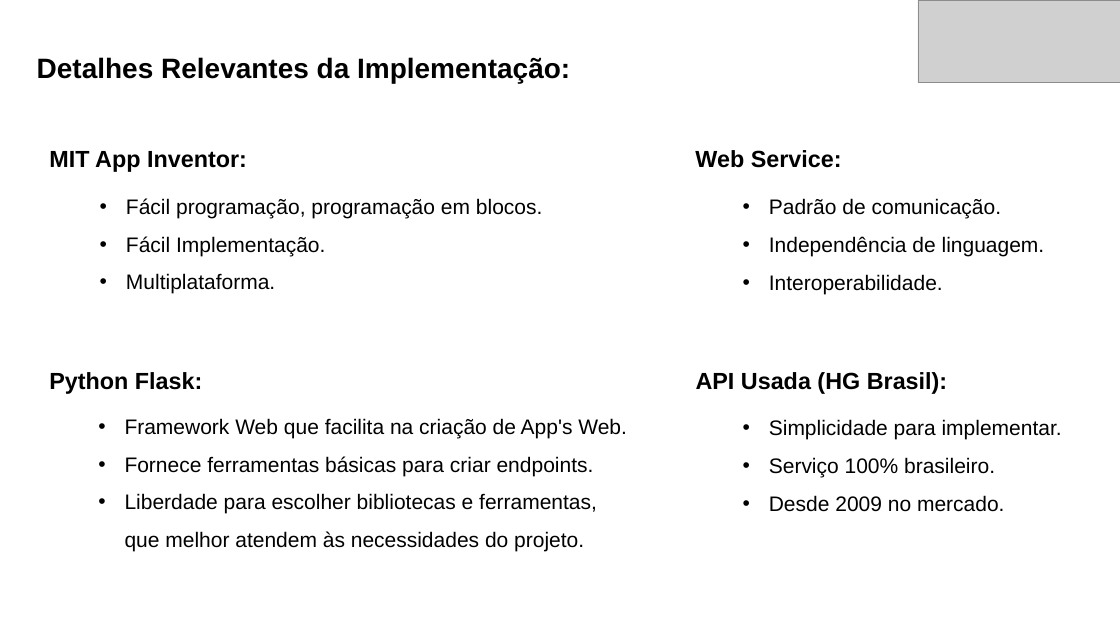
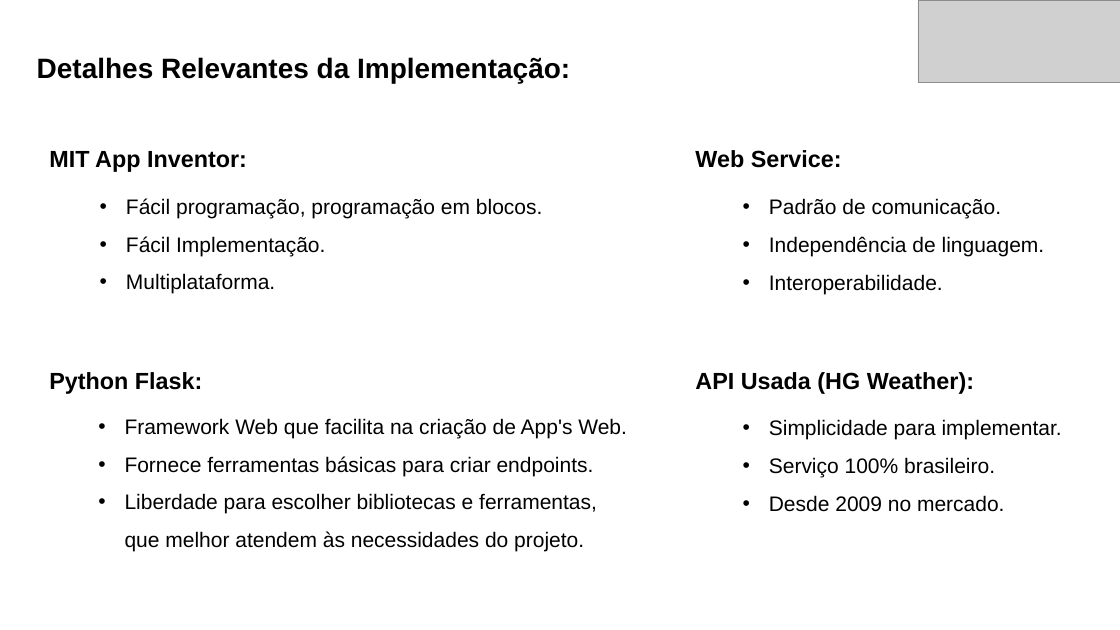
Before and after one commit to guiimon/APS-8, a slide deck: slide 4 of Apresentação/ApresentacaoAPS alternative version.pptx. Drawn at 1120x630 pixels with LibreOffice and Linux fonts; fonts in the diff are those of the drawing; grey boxes stand for pictures. Boxes give left, top, right and bottom in pixels: in the first picture for what was removed or moved away, otherwise in the second. Text is boxed around its words. In the diff, an @@ line names an element or a change of style, - is before the commit and + after.

```diff
--- a/Apresentação/ApresentacaoAPS alternative version.pptx
+++ b/Apresentação/ApresentacaoAPS alternative version.pptx
@@ text at [695,372,974,394]: text changed @@
-API Usada (HG Brasil):
+API Usada (HG Weather):
```
Also in this commit, not shown: 1 other slide changed.
